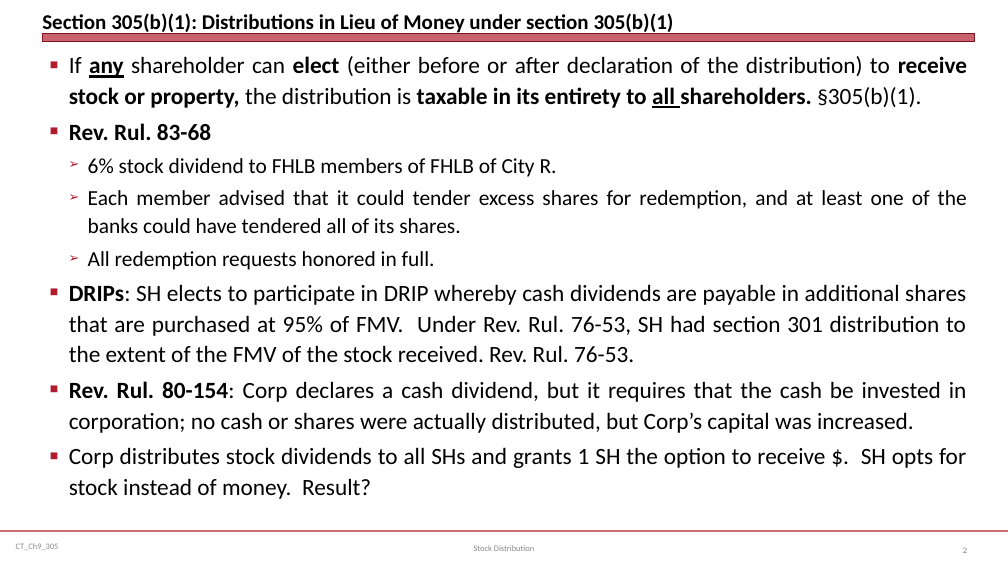
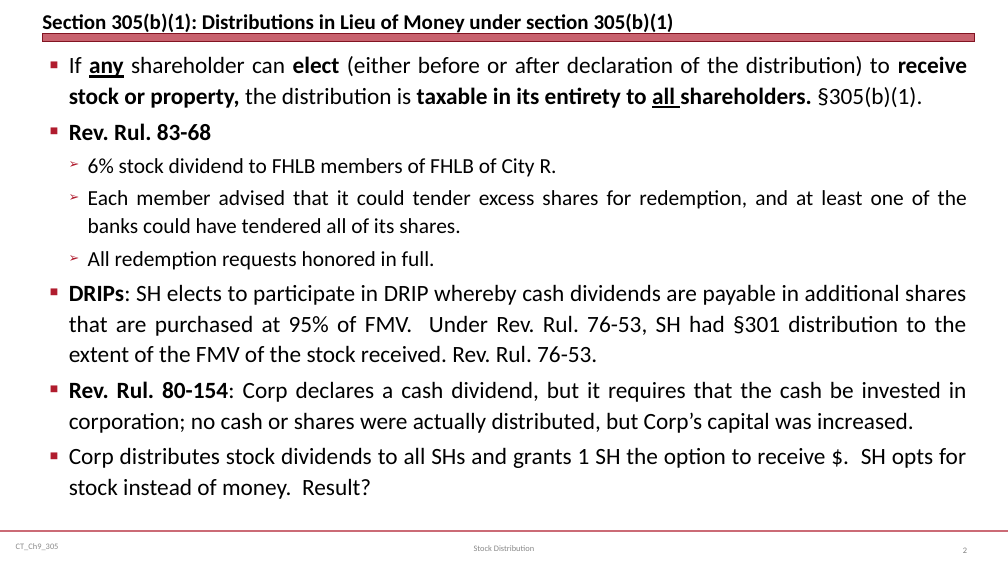
Before and after one commit to jmc877/Corporate-Tax, a slide deck: slide 2 of slides/CT_305_23.pptx. Drawn at 1008x567 pixels with LibreOffice and Linux fonts; fonts in the diff are those of the drawing. Boxes give left, top, right and bottom in pixels: in the first picture for what was removed or moved away, otherwise in the second. Text is boxed around its words. In the diff, an @@ line names an element or a change of style, - is before the commit and + after.

```diff
--- a/slides/CT_305_23.pptx
+++ b/slides/CT_305_23.pptx
@@ text at bbox=[69, 56, 967, 108]: size 20.4 to 22.2 pt in "§305(b)(1)." @@
@@ text at bbox=[69, 284, 967, 362]: text changed @@
-■ DRIPs: SH elects to participate in DRIP whereby cash dividends are payable in additional shares that are purchased at 95% of FMV. Under Rev. Rul. 76-53, SH had section 301 distribution to the extent of the FMV of the stock received. Rev. Rul. 76-53.
+■ DRIPs: SH elects to participate in DRIP whereby cash dividends are payable in additional shares that are purchased at 95% of FMV. Under Rev. Rul. 76-53, SH had §301 distribution to the extent of the FMV of the stock received. Rev. Rul. 76-53.
```
Also in this commit, not shown: 1 other slide changed, 2 other files.
